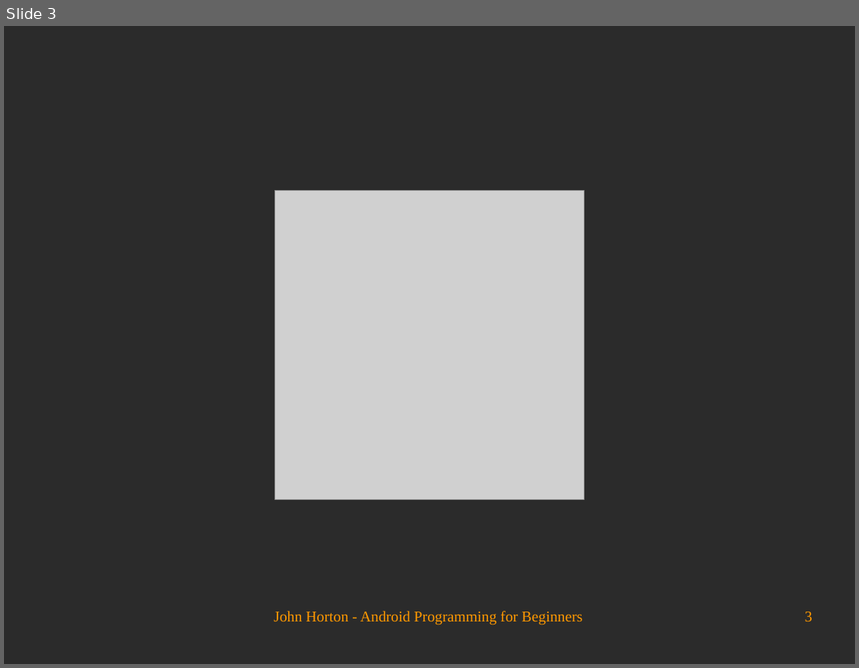
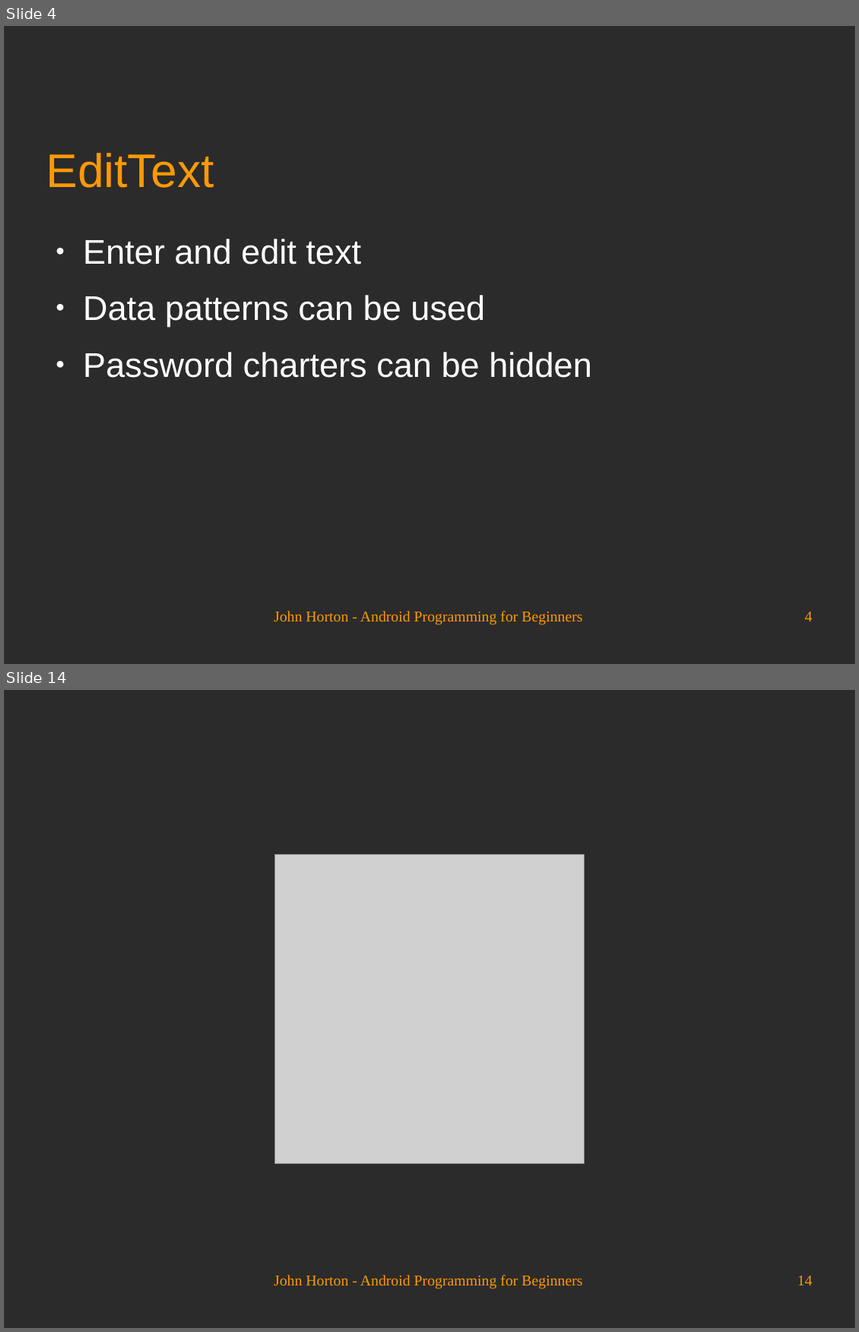
Before and after one commit to Academy-Soft-Intellect/Android-Programming-for-Beginners, a slide deck: 11_Widget_Mania.odp. Shown one above the other, each under a label of ours: slide 3 before the commit, slides 4 and 14 after it; the slides between them are not shown. The pictures are 859x668 and 859x1332 pixels, drawn with LibreOffice and Linux fonts; fonts in the diff are those of the drawing; grey boxes stand for pictures; background and template pictures are left out; a plain dark background stands for a picture behind light text. Boxes give left, top, right and bottom in pixels: in the first picture for what was removed or moved away, otherwise in the second. Text is boxed around its words. In the diff, an @@ line names an element or a change of style, - is before the commit and + after.

```diff
--- a/11_Widget_Mania.odp
+++ b/11_Widget_Mania.odp
@@ slide 4 added at (x1=4, y1=26, x2=855, y2=664), background picture (left out) @@
@@ title added at (x1=47, y1=153, x2=215, y2=188), 44 pt, text #FF9900 @@
+EditText
@@ text added at (x1=83, y1=239, x2=592, y2=378), 32 pt, text #FFFFFF @@
+● Enter and edit text
+● Data patterns can be used
+● Password charters can be hidden
@@ text added at (x1=274, y1=611, x2=582, y2=626), 14 pt, text #FF9900 @@
+John Horton - Android Programming for Beginners
@@ page number added at (x1=805, y1=612, x2=813, y2=622), 14 pt, text #FF9900 @@
+4
@@ what was slide 3 is now slide 14 @@
@@ page number at (x1=797, y1=1276, x2=813, y2=1286): text changed @@
-3
+14
```
Also in this commit, not shown: 1 slide changed, 11 other slides added, 1 slide removed.
